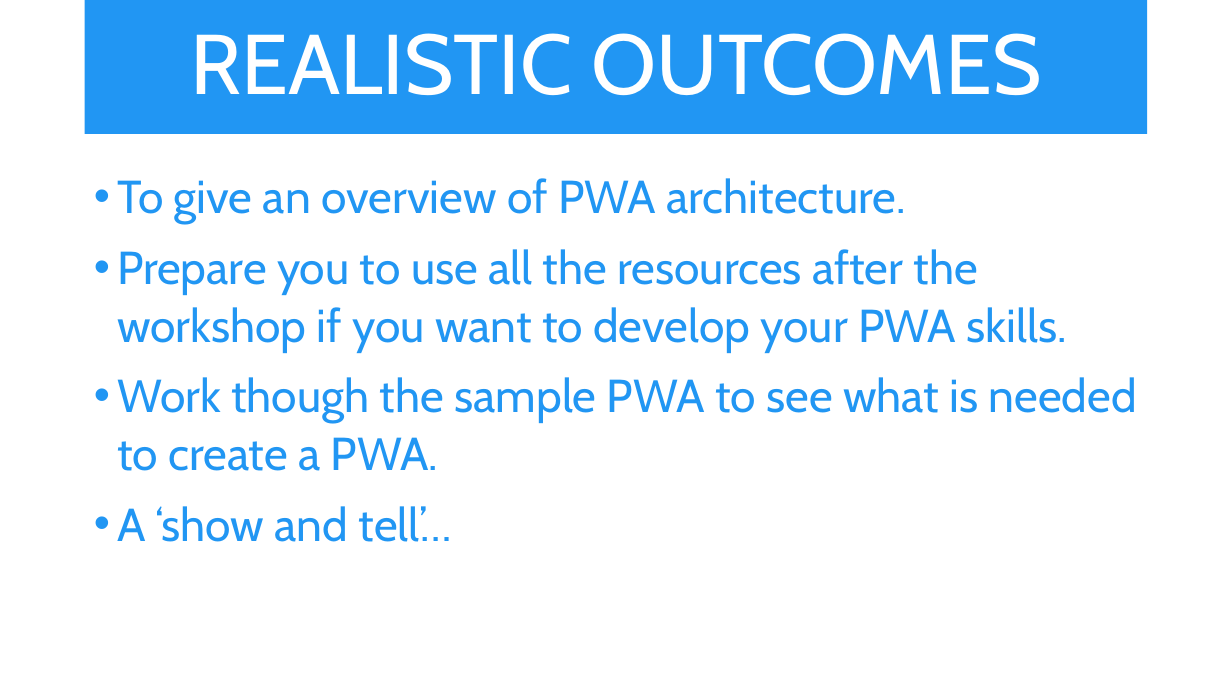
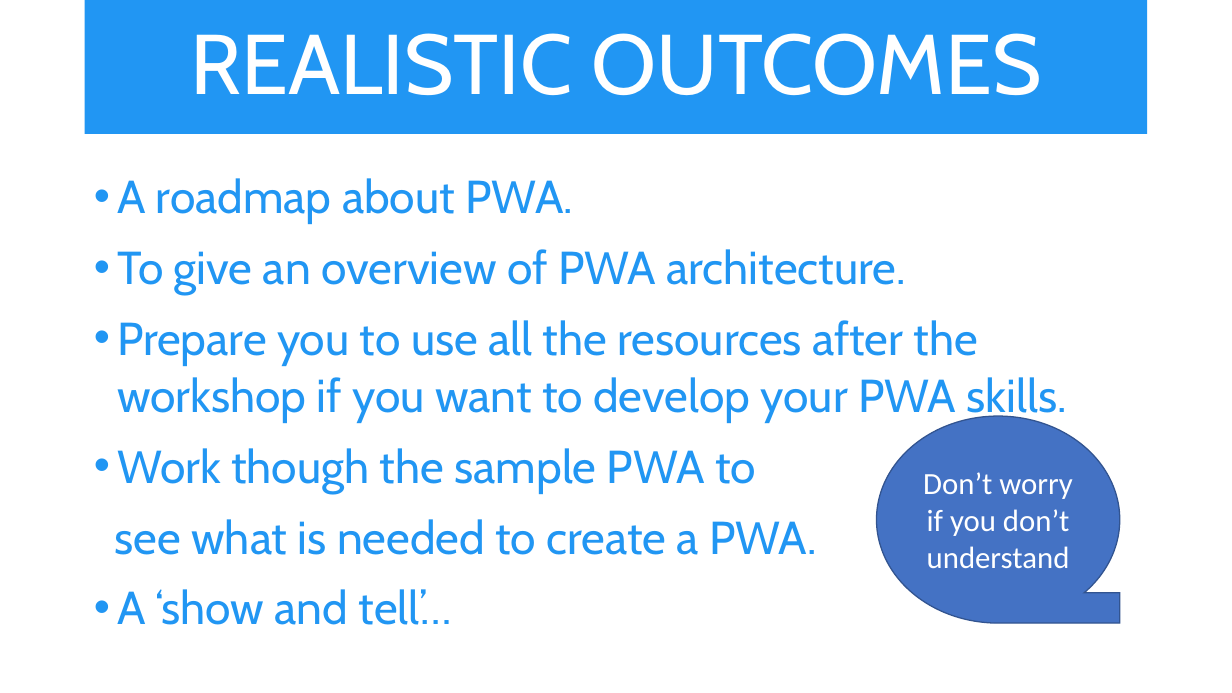
Before and after one commit to aniWeyn/pwa, a slide deck: slide 3 of PWA.pptx. Drawn at 1232x693 pixels with LibreOffice and Linux fonts; fonts in the diff are those of the drawing. Boxes give left, top, right and bottom in pixels: in the first picture for what was removed or moved away, otherwise in the second. Text is boxed around its words. In the diff, an @@ line names an element or a change of style, - is before the commit and + after.

```diff
--- a/PWA.pptx
+++ b/PWA.pptx
@@ text at [117,178,572,224]: paragraph added @@
+• A roadmap about PWA.
@@ flow chart magnetic tape added at [877,416,1120,623], fill #4472C4, outline #325491 1 pt, 24 pt, text #FFFFFF @@
+Don’t worry if you don’t understand
@@ text at [115,448,817,555]: text changed @@
-• Work though the sample PWA to see what is needed to create a PWA.
+• Work though the sample PWA to
+see what is needed to create a PWA.
```
Also in this commit, not shown: 1 other slide changed, 1 slide added, 3 other files.
